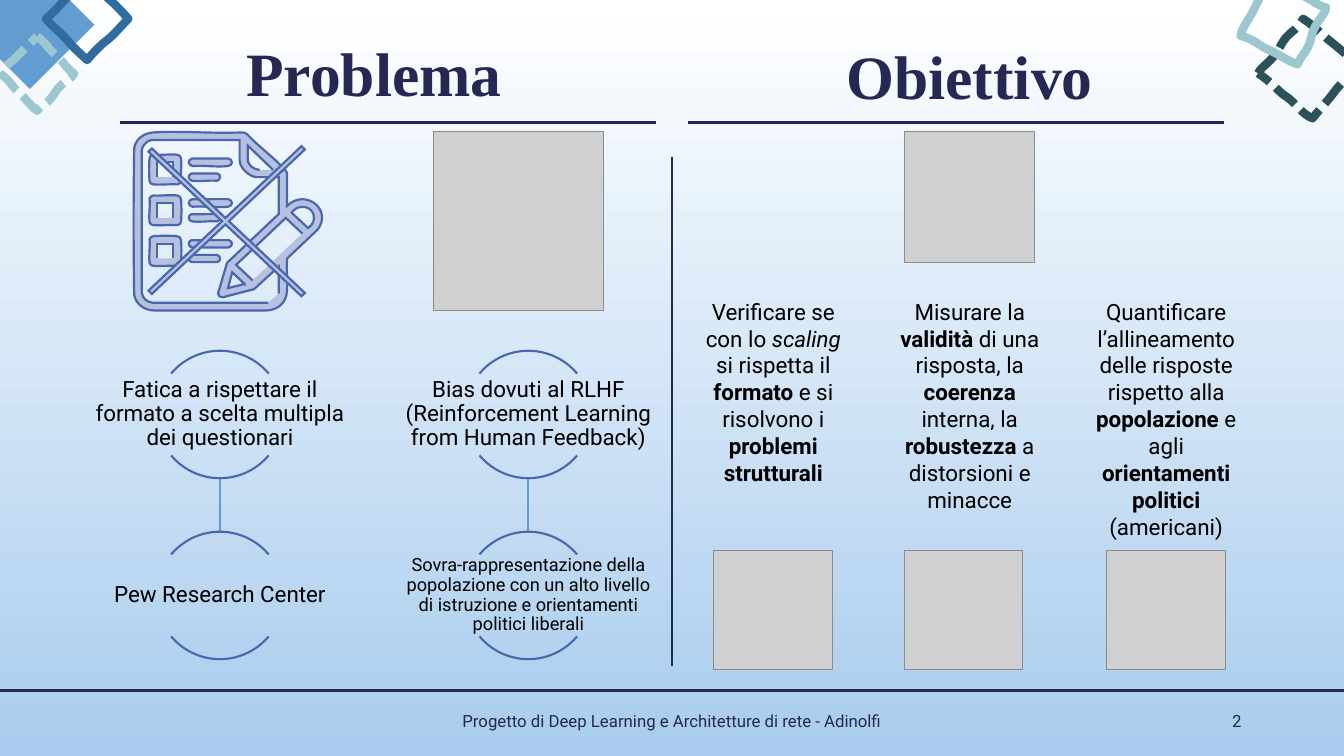
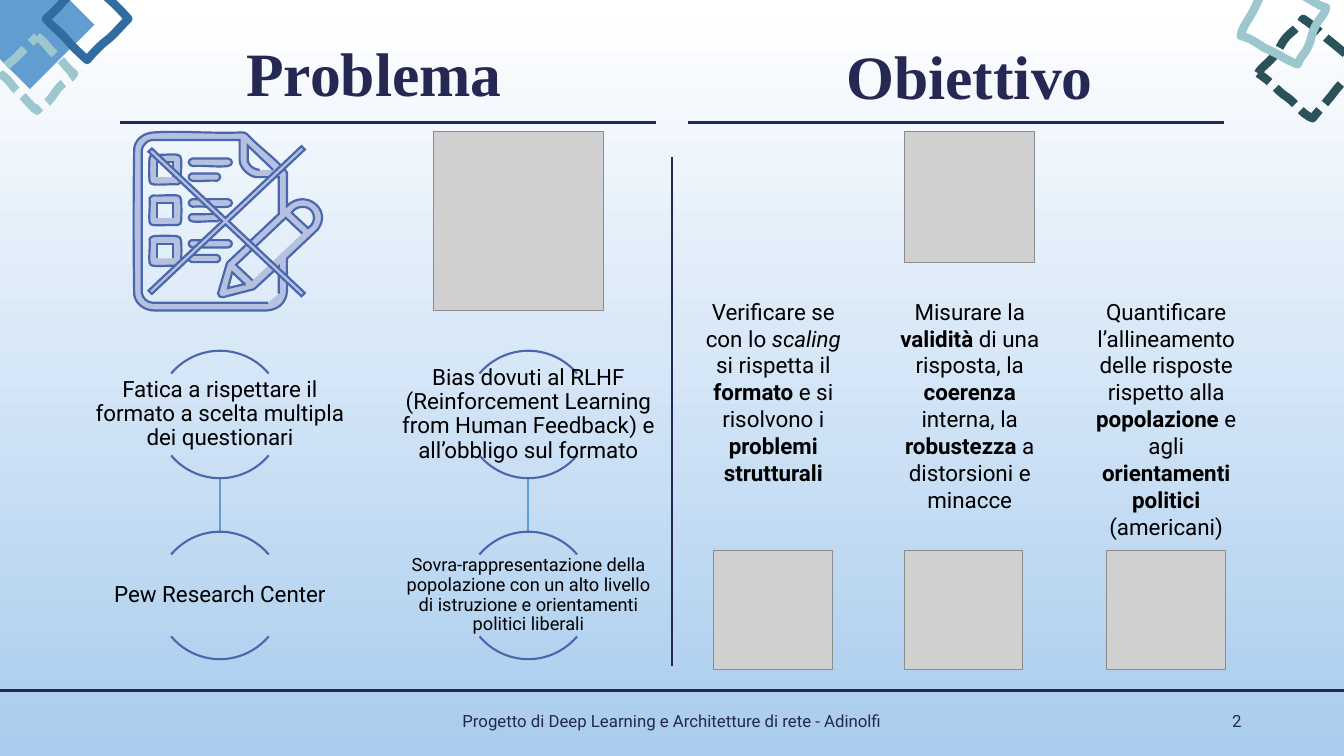
Before and after one commit to EsterAdinolfi/DEEP_ANN_project_Adinolfi, a slide deck: slide 2 of presentazione/progetto DL_ANN.pptx. Drawn at 1344x756 pixels with LibreOffice and Linux fonts; fonts in the diff are those of the drawing; grey boxes stand for pictures. Boxes give left, top, right and bottom in pixels: in the first picture for what was removed or moved away, otherwise in the second. Text is boxed around its words. In the diff, an @@ line names an element or a change of style, - is before the commit and + after.

```diff
--- a/presentazione/progetto DL_ANN.pptx
+++ b/presentazione/progetto DL_ANN.pptx
@@ text at <box>402,364,655,464</box>: text changed @@
-Bias dovuti al RLHF (Reinforcement Learning from Human Feedback)
+Bias dovuti al RLHF (Reinforcement Learning from Human Feedback) e all’obbligo sul formato
```
Also in this commit, not shown: 9 other slides changed, 3 slides added, 1 slide removed, 3 other files.
